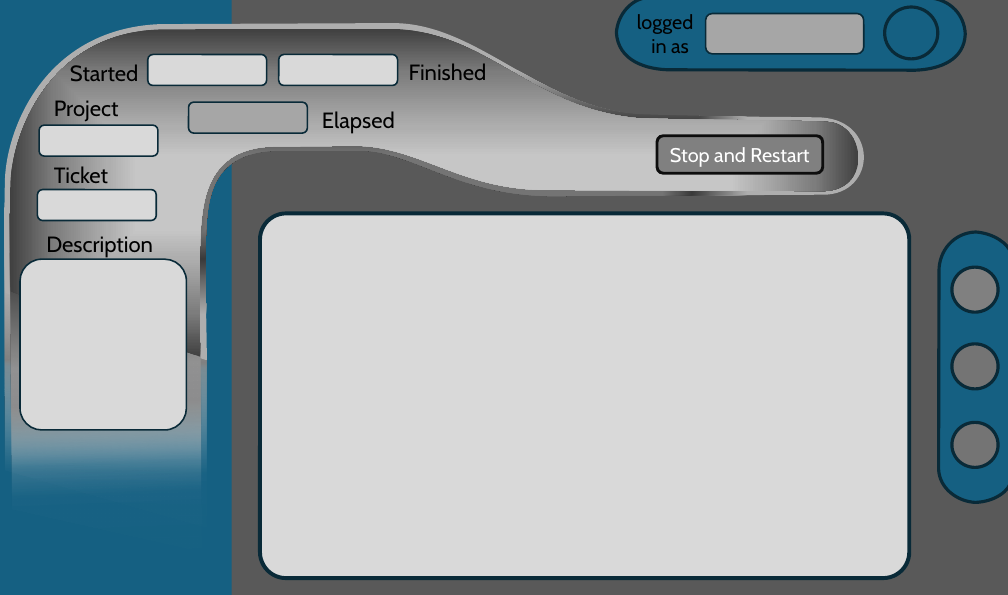
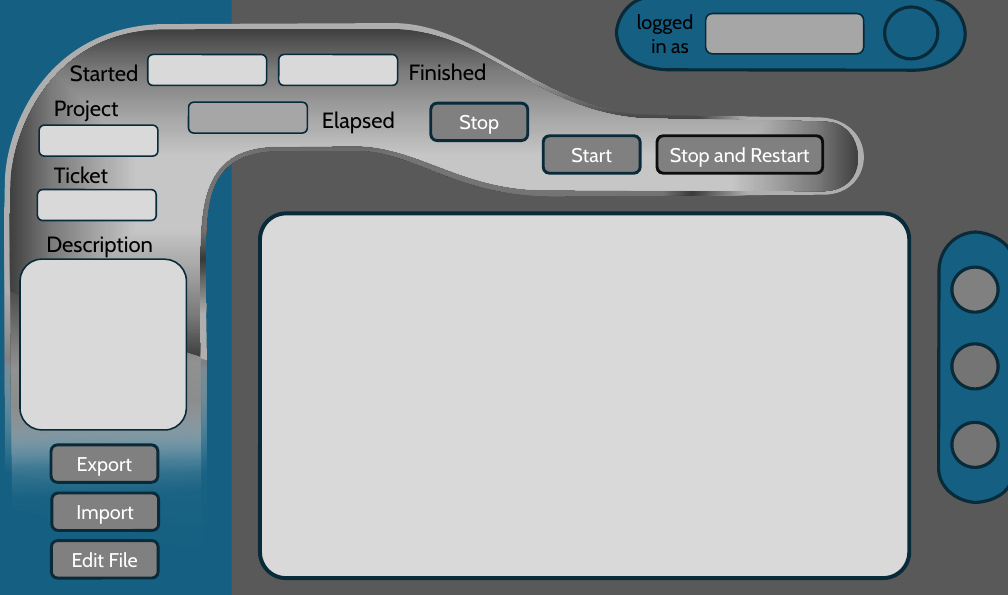
Before and after one commit to Alex5X5/Hourglass, a slide deck: slide 1 of HourGlass/Assets/Präsentation3.pptx. Drawn at 1008x595 pixels with LibreOffice and Linux fonts; fonts in the diff are those of the drawing. Boxes give left, top, right and bottom in pixels: in the first picture for what was removed or moved away, otherwise in the second. Text is boxed around its words. In the diff, an @@ line names an element or a change of style, - is before the commit and + after.

```diff
--- a/HourGlass/Assets/Präsentation3.pptx
+++ b/HourGlass/Assets/Präsentation3.pptx
@@ rounded rectangle added at <box>431,104,528,141</box>, fill #808080, outline #092A39 2.75 pt, 18.9 pt, text #FFFFFF @@
+Stop
@@ rounded rectangle added at <box>544,136,640,174</box>, fill #808080, outline #092A39 2.75 pt, 18.9 pt, text #FFFFFF @@
+Start
@@ rounded rectangle added at <box>51,445,158,483</box>, fill #808080, outline #092A39 2.75 pt, 18.9 pt, text #FFFFFF @@
+Export
@@ rounded rectangle added at <box>52,493,159,531</box>, fill #808080, outline #092A39 2.75 pt, 18.9 pt, text #FFFFFF @@
+Import
@@ rounded rectangle added at <box>51,541,158,578</box>, fill #808080, outline #092A39 2.75 pt, 18.9 pt, text #FFFFFF @@
+Edit File
```
Also in this commit, not shown: 13 other files.
